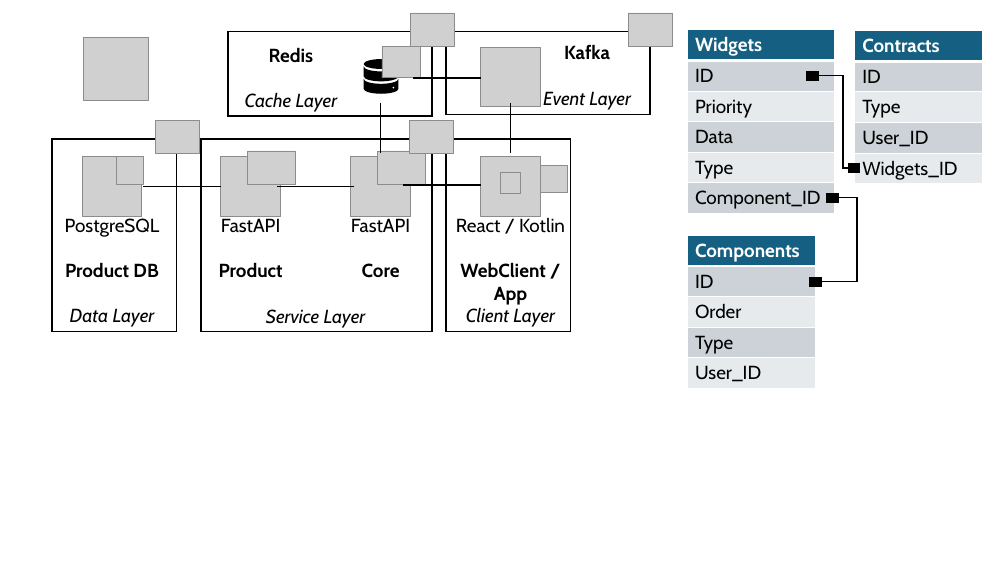
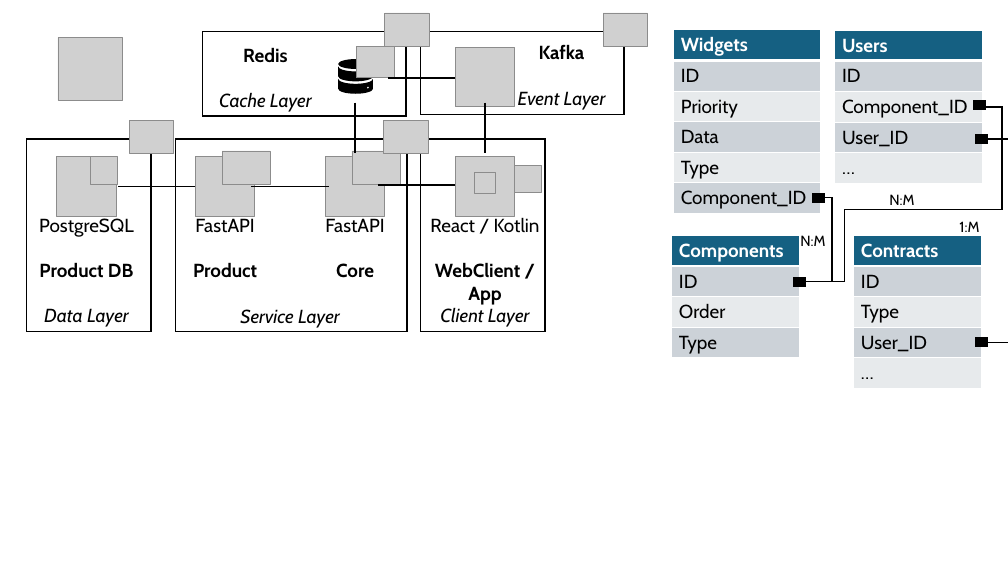
Before and after one commit to flo1166/check24_challenge, a slide deck: slide 1 of Architecture.pptx. Drawn at 1008x567 pixels with LibreOffice and Linux fonts; fonts in the diff are those of the drawing; grey boxes stand for pictures; background and template pictures are left out. Boxes give left, top, right and bottom in pixels: in the first picture for what was removed or moved away, otherwise in the second. Text is boxed around its words. In the diff, an @@ line names an element or a change of style, - is before the commit and + after.

```diff
--- a/Architecture.pptx
+++ b/Architecture.pptx
@@ table added at (835, 30, 983, 184), 5 rows, 1 columns @@
+Users
+ID
+Component_ID
+User_ID
+…
@@ elbow line moved from (818, 76) - (848, 168) to (885, 209) - (983, 107) @@
@@ rectangle: place and size @@
-rectangle at (807, 72, 818, 80)
+rectangle at (974, 101, 985, 110)
@@ rectangle: place and size @@
-rectangle at (848, 163, 860, 172)
+rectangle at (976, 135, 988, 143)
@@ elbow line added from (988, 139) to (988, 343), #000000 1.5 pt @@
@@ 16 pictures, 7 texts, 6 lines, 5 rectangles, 3 freeform shapes: place and size @@
-16 pictures, 7 texts, 6 lines, 5 rectangles, 3 freeform shapes at (52, 13, 673, 332)
+16 pictures, 7 texts, 6 lines, 5 rectangles, 3 freeform shapes at (26, 13, 647, 332)
@@ elbow line moved from (821, 282) - (839, 198) to (805, 282) - (824, 198) @@
@@ elbow line added from (805, 282) to (885, 209), #000000 1.5 pt @@
@@ text added at (889, 194, 914, 205), 14 pt, text #000000 @@
+N:M
@@ table at (671, 235, 799, 358) @@
-row 5: User_ID
@@ table: place and size @@
-table at (687, 235, 815, 389)
+table at (671, 235, 799, 358)
@@ text added at (800, 235, 825, 246), 14 pt, text #000000 @@
+N:M
@@ table at (854, 235, 982, 389) @@
-row 5, column 1: Widgets_ID
+row 5, column 1: …
@@ table: place and size @@
-table at (855, 30, 983, 184)
+table at (854, 235, 982, 389)
@@ text added at (959, 221, 979, 237), 14 pt, text #000000 @@
+1:M
@@ 2 rectangles, 1 table: place and size @@
-2 rectangles, 1 table at (687, 29, 839, 286)
+2 rectangles, 1 table at (674, 29, 824, 286)
@@ rectangle added at (976, 338, 988, 346), fill #000000, outline #000000 1.5 pt @@
```
Also in this commit, not shown: 1 slide added, 17 other files.
